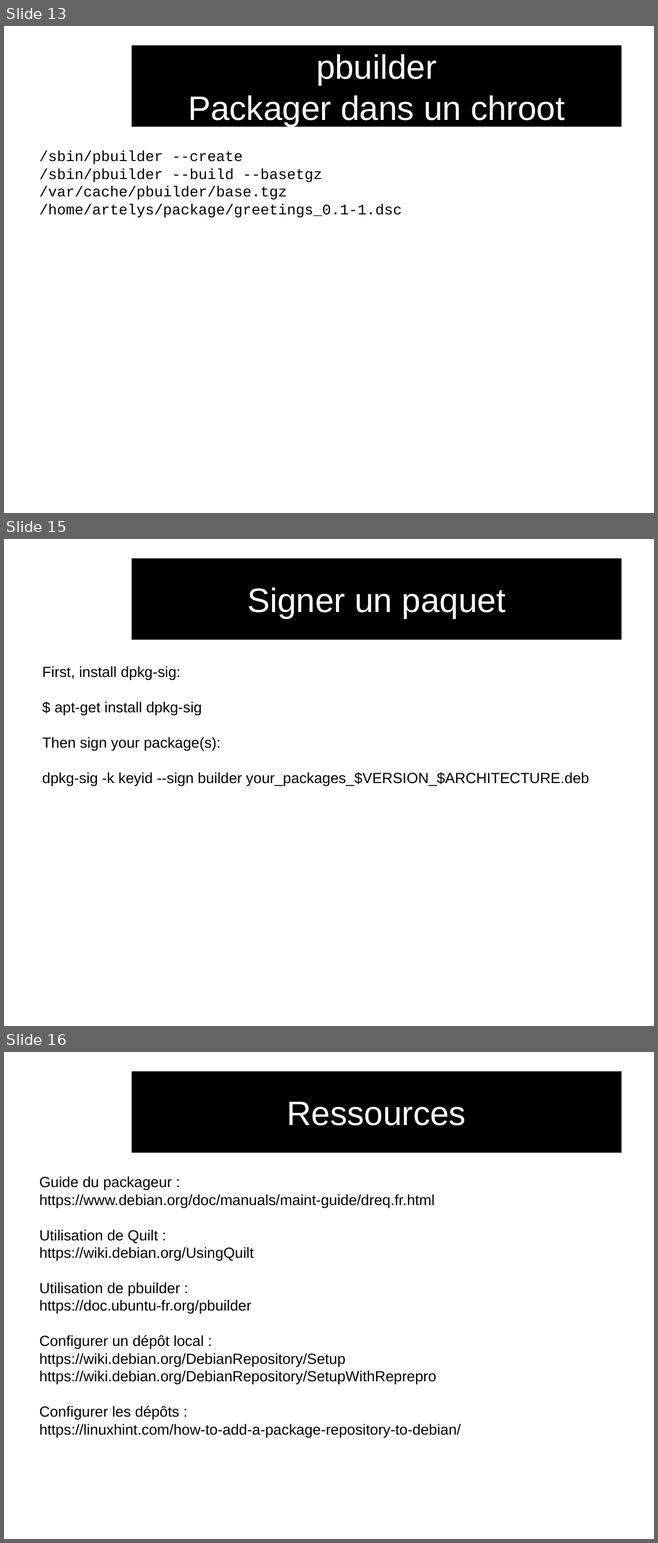
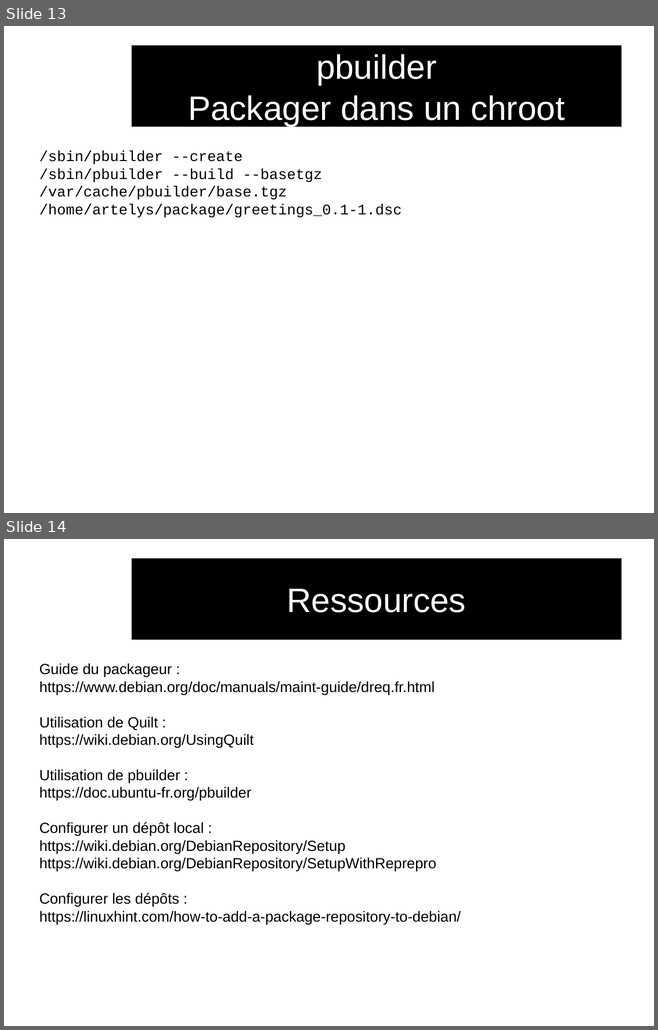
Before and after one commit to audinux/audinux.github.io, a slide deck: workshop/deb/deb.odp. Shown one above the other, each under a label of ours: slides 13, 15 and 16 before the commit, slides 13 and 14 after it; the slides between them are not shown. The pictures are 658x1543 and 658x1030 pixels, drawn with LibreOffice and Linux fonts; fonts in the diff are those of the drawing; background and template pictures are left out. Boxes give left, top, right and bottom in pixels: in the first picture for what was removed or moved away, otherwise in the second. Text is boxed around its words. In the diff, an @@ line names an element or a change of style, - is before the commit and + after.

```diff
--- a/workshop/deb/deb.odp
+++ b/workshop/deb/deb.odp
@@ slide 15 removed at [4, 539, 654, 1026], background #FFFFFF @@
@@ title removed at [132, 559, 622, 640] @@
-Signer un paquet
@@ text removed at [42, 666, 589, 786] @@
-First, install dpkg-sig:
-$ apt-get install dpkg-sig
-Then sign your package(s):
-dpkg-sig -k keyid --sign builder your_packages_$VERSION_$ARCHITECTURE.deb
@@ what was slide 16 is now slide 14 @@
```
Also in this commit, not shown: 3 slides changed, 1 other slide removed, 1 other file.
